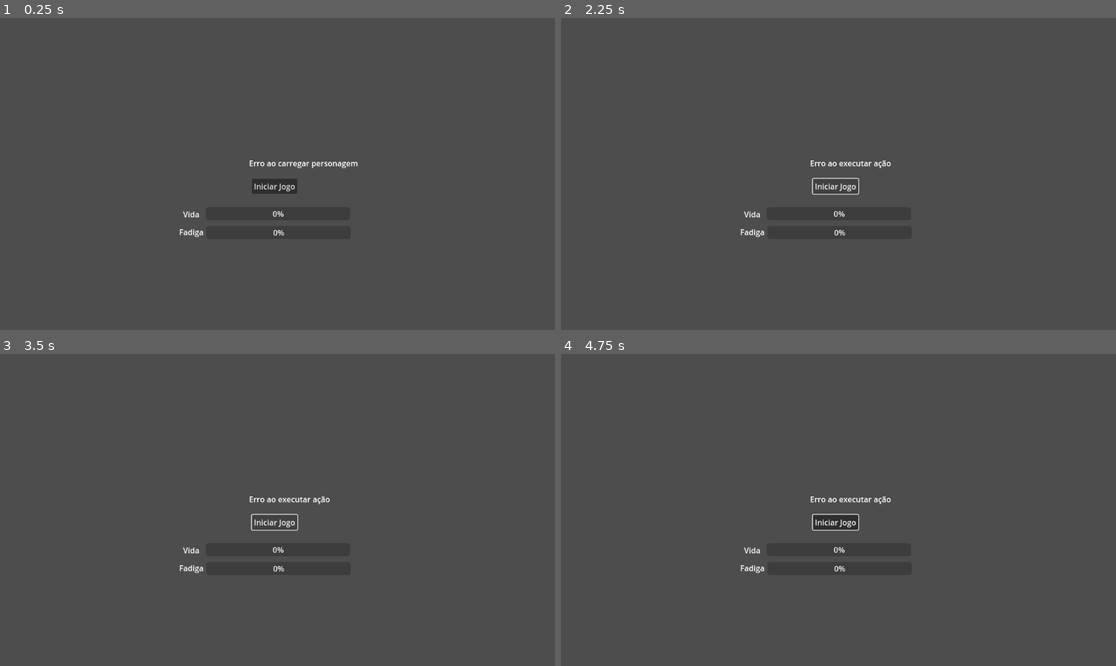
Above: before the commit, frames 1-4 (two rows, left to right).
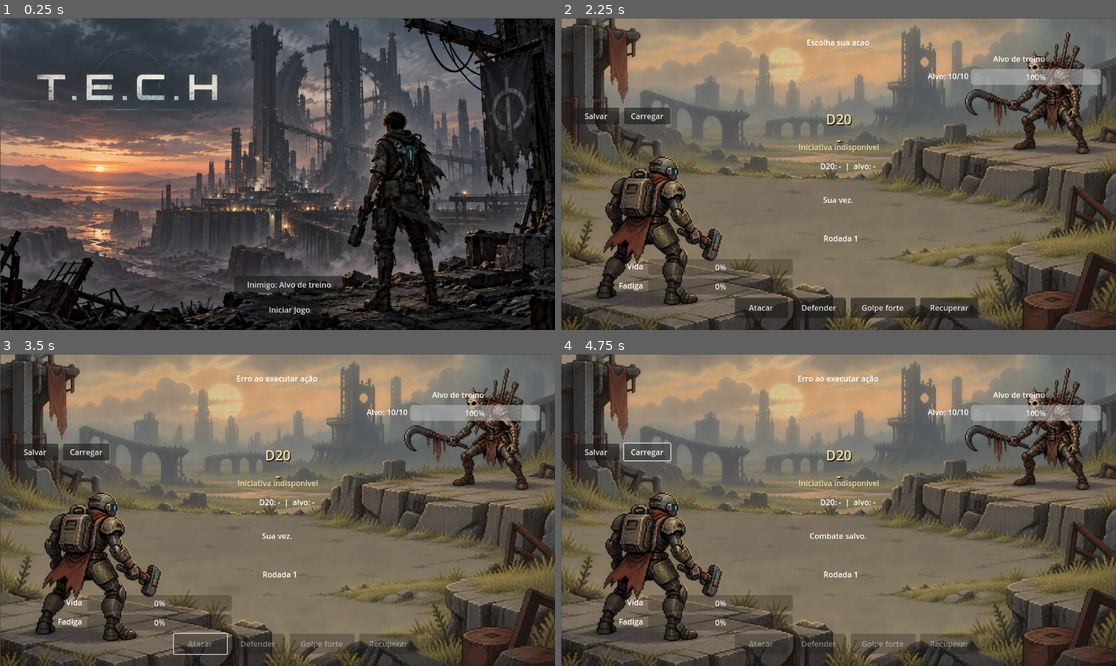
Above: after the commit, the same moments.

Repository: Tiagoribeirorp/TECH-Digital
Game: Godot game, scene res://main.tscn
Same seed, same stepped clock (60 frames per second), same inputs: the game is played once before the commit and once after it.
Inputs (mouse positions are in pixels of both pictures, inside the frame that each line leads up to):
- Up to frame 1 (0.25 s): no input
- Up to frame 2 (2.25 s): click (849, 283) at 0.5 s, where only the run after the commit has a clickable "Inimigo: Alvo de treino"; click (849, 283) at 1.25 s, where only the run after the commit has a clickable "Inimigo: Saqueador"; click "Iniciar Jogo" at 2 s
- Up to frame 3 (3.5 s): click "Iniciar Jogo" (after the commit: "Atacar") at 2.75 s
- Up to frame 4 (4.75 s): click (594, 450) at 3.5 s, where only the run after the commit has a clickable "Salvar"; click (649, 450) at 4.25 s, where only the run after the commit has a clickable "Carregar"

The runs differ from the first frame. In frame 1, 61% of the frame differs, in the area x 0-100%, y 0-100%; in frame 2, 81%; in frame 3, 81%; in frame 4, 81%.
Error after the commit: Trying to assign an array of type "Array" to a variable of type "Array[String]". (res://main.gd:277)

Commit message:
Refactor combat actions and enhance UI for battle mechanics
- Removed the execute_move function and related movement logic from basic_actions.py.
- Updated combat rules by removing dedicated_move_distance from rules.py.
- Enhanced main.gd to include new buttons for defense, special actions, and recovery.
- Implemented action execution methods for attack, defend, special, and recover in main.gd.
- Improved UI elements in main.tscn, including new labels and progress bars for enemy stats.
- Added a status report for the project, detailing current functionality and future steps.
- Created unit tests for combat mechanics in test_bridge_combat.py and test_combat_balance.py.
- Added new assets for battle backgrounds and UI mockups.

Diff:
--- a/godot/tech-digital/main.gd
+++ b/godot/tech-digital/main.gd
@@ -1,18 +1,103 @@
 extends Control
 
 @onready var title_label: Label = $Label
+@onready var title_background: TextureRect = $Background
+@onready var battle_background: TextureRect = $BattleBackground
 @onready var start_button: Button = $Button
+@onready var defense_button: Button = $DefenseButton
+@onready var special_button: Button = $SpecialButton
+@onready var recover_button: Button = $RecoverButton
+@onready var save_button: Button = $SaveButton
+@onready var load_button: Button = $LoadButton
+@onready var start_menu: Control = $StartMenu
+@onready var start_game_button: Button = $StartMenu/StartGameButton
+@onready var enemy_select_button: Button = $StartMenu/EnemySelectButton
 @onready var vida_bar: ProgressBar = $VidaBar
 @onready var fadiga_bar: ProgressBar = $FadigaBar
 @onready var vida_label: Label = $VidaLabel
 @onready var fadiga_label: Label = $FadigaLabel
+@onready var enemy_vida_bar: ProgressBar = $EnemyVidaBar
+@onready var enemy_vida_label: Label = $EnemyVidaLabel
+@onready var enemy_name_label: Label = $EnemyNameLabel
+@onready var die_label: Label = $DieLabel
+@onready var initiative_label: Label = $InitiativeLabel
+@onready var roll_label: Label = $RollLabel
+@onready var combat_log_label: Label = $CombatLogLabel
+@onready var round_label: Label = $RoundLabel
 
 
 var character_state: Dictionary = {}
+var enemy_state: Dictionary = {
+	"hp": 10,
+	"hp_max": 10,
+}
+var round_number: int = 1
+var combat_history: Array[String] = []
+var initiative_first: String = "hero"
+var initiative_rolls: Dictionary = {}
+var enemy_type: String = "training_dummy"
+var enemy_profiles: Dictionary = {
+	"training_dummy": {"name": "Alvo de treino", "hp": 10},
+	"raider": {"name": "Saqueador", "hp": 12},
+}
 
 
 func _ready() -> void:
+	title_background.visible = true
+	battle_background.visible = false
+	set_combat_visible(false)
+	start_menu.visible = true
 	load_character_from_engine()
+	update_enemy_ui()
+
+
+func set_combat_visible(is_visible: bool) -> void:
+	for control in [
+		title_label,
+		start_button,
+		defense_button,
+		special_button,
+		recover_button,
+		save_button,
+		load_button,
+		vida_bar,
+		fadiga_bar,
+		vida_label,
+		fadiga_label,
+		enemy_vida_bar,
+		enemy_vida_label,
+		enemy_name_label,
+		die_label,
+		initiative_label,
+		roll_label,
+		combat_log_label,
+		round_label,
+	]:
+		control.visible = is_visible
+
+
+func _on_start_game_pressed() -> void:
+	start_menu.visible = false
+	title_background.visible = false
+	battle_background.visible = true
+	start_game_button.text = "Iniciar Jogo"
+	round_number = 1
+	combat_history.clear()
+	enemy_state = {
+		"hp": enemy_profiles[enemy_type]["hp"],
+		"hp_max": enemy_profiles[enemy_type]["hp"],
+	}
+	load_character_from_engine()
+	update_enemy_ui()
+	set_combat_visible(true)
+	title_label.text = "Escolha sua acao"
+	combat_log_label.text = "Sua vez."
+	await resolve_initiative()
+
+
+func _on_enemy_select_pressed() -> void:
+	enemy_type = "raider" if enemy_type == "training_dummy" else "training_dummy"
+	enemy_select_button.text = "Inimigo: %s" % enemy_profiles[enemy_type]["name"]
 
 
 func load_character_from_engine() -> void:
@@ -43,7 +128,12 @@
 		title_label.text = "Erro ao interpretar dados do Engine"
 
 
-func execute_basic_action() -> void:
+func execute_action(action_name: String) -> void:
+	start_button.disabled = true
+	defense_button.disabled = true
+	special_button.disabled = true
+	recover_button.disabled = true
+
 	var bridge_path := ProjectSettings.globalize_path(
 		"res://../../engine/rpg/bridge.py"
 	)
@@ -58,11 +148,17 @@
 		[
 			bridge_path,
 			"--action",
-			"basic",
+			action_name,
 			"--hp",
 			str(hp),
 			"--fatigue",
 			str(fatigue),
+			"--enemy-hp",
+			str(int(enemy_state.get("hp", 10))),
+			"--round",
+			str(round_number),
+			"--enemy-type",
+			enemy_type,
 		],
 		output,
 		true
@@ -78,8 +174,253 @@
 		title_label.text = "Engine não retornou dados"
 		return
 
-	if apply_engine_response(output[0]):
-		title_label.text = "Ação realizada!"
+	if await apply_combat_response(output[0]):
+		if bool(character_state.get("enemy_active", true)):
+			start_button.text = "Atacar"
+			start_button.disabled = false
+			defense_button.disabled = false
+			special_button.disabled = false
+			recover_button.disabled = false
+		else:
+			start_button.disabled = true
+			defense_button.disabled = true
+			special_button.disabled = true
+			recover_button.disabled = true
+
+
+func execute_attack() -> void:
+	execute_action("attack")
+
+
+func execute_defend() -> void:
+	execute_action("defend")
+
+
+func execute_special() -> void:
+	execute_action("special")
+
+
+func execute_recover() -> void:
+	execute_action("recover")
+
+
+func resolve_initiative() -> void:
+	var bridge_path := ProjectSettings.globalize_path(
+		"res://../../engine/rpg/bridge.py"
+	)
+	var output: Array = []
+	var exit_code := OS.execute(
+		"python",
+		[bridge_path, "--action", "initiative"],
+		output,
+		true
+	)
+	if exit_code != 0 or output.is_empty():
+		initiative_label.text = "Iniciativa indisponivel"
+		return
+
+	var json := JSON.new()
+	if json.parse(str(output[0]).strip_edges()) != OK or not (json.data is Dictionary):
+		initiative_label.text = "Iniciativa invalida"
+		return
+
+	initiative_rolls = json.data
+	initiative_first = str(initiative_rolls.get("first", "hero"))
+	var hero_roll := int(initiative_rolls.get("hero_roll", 0))
+	var enemy_roll := int(initiative_rolls.get("enemy_roll", 0))
+	await animate_roll("Voce", hero_roll, 20)
+	await animate_roll("Alvo", enemy_roll, 20)
+	if initiative_first == "hero":
+		initiative_label.text = "Iniciativa: voce começa (%d x %d)" % [hero_roll, enemy_roll]
+	else:
+		initiative_label.text = "Iniciativa: alvo começa (%d x %d)" % [enemy_roll, hero_roll]
+	combat_log_label.text = "Ordem definida. Sua vez."
+
+
+func save_combat_state() -> void:
+	var payload := {
+		"character_state": character_state,
+		"enemy_state": enemy_state,
+		"enemy_type": enemy_type,
+		"round": round_number,
+		"initiative_first": initiative_first,
+		"initiative_rolls": initiative_rolls,
+		"history": combat_history,
+	}
+	var file := FileAccess.open("user://combat_save.json", FileAccess.WRITE)
+	if file == null:
+		combat_log_label.text = "Nao foi possivel salvar o combate."
+		return
+	file.store_string(JSON.stringify(payload))
+	combat_log_label.text = "Combate salvo."
+
+
+func load_combat_state() -> void:
+	if not FileAccess.file_exists("user://combat_save.json"):
+		combat_log_label.text = "Nenhum combate salvo."
+		return
+	var file := FileAccess.open("user://combat_save.json", FileAccess.READ)
+	if file == null:
+		combat_log_label.text = "Nao foi possivel carregar o combate."
+		return
+	var payload = JSON.parse_string(file.get_as_text())
+	if not (payload is Dictionary):
+		combat_log_label.text = "Arquivo de combate invalido."
+		return
+
+	character_state = payload.get("character_state", {}).duplicate()
+	enemy_state = payload.get("enemy_state", {"hp": 10, "hp_max": 10}).duplicate()
+	enemy_type = str(payload.get("enemy_type", "training_dummy"))
+	round_number = int(payload.get("round", 1))
+	initiative_first = str(payload.get("initiative_first", "hero"))
+	initiative_rolls = payload.get("initiative_rolls", {}).duplicate()
+	combat_history = Array(payload.get("history", []))
+	start_menu.visible = false
+	title_background.visible = false
+	battle_background.visible = true
+	set_combat_visible(true)
+	apply_character_ui()
+	update_enemy_ui()
+	round_label.text = "Rodada %d" % round_number
+	combat_log_label.text = "Combate carregado."
+
+
+func _on_save_button_pressed() -> void:
+	save_combat_state()
+
+
+func _on_load_button_pressed() -> void:
+	load_combat_state()
+
+
+func apply_combat_response(raw_response: Variant) -> bool:
+	var json := JSON.new()
+
+	if json.parse(str(raw_response).strip_edges()) != OK:
+		combat_log_label.text = "Resposta invalida do Engine."
+		return false
+
+	if not (json.data is Dictionary):
+		combat_log_label.text = "Engine retornou dados inesperados."
+		return false
+
+	var final_state: Dictionary = json.data
+	if str(final_state.get("phase", "")) == "blocked":
+		title_label.text = "Acao bloqueada"
+		combat_log_label.text = str(final_state.get("message", "Acao bloqueada."))
+		return true
+
+	character_state = final_state.duplicate()
+	character_state["hp"] = int(final_state.get("hp_after_player_action", final_state.get("hp", 0)))
+	character_state["enemy_hp"] = int(final_state.get("enemy_hp_after_player_action", final_state.get("enemy_hp", 0)))
+	round_number = int(character_state.get("round", round_number))
+	enemy_state = {
+		"hp": int(character_state.get("enemy_hp", 0)),
+		"hp_max": int(character_state.get("enemy_hp_max", 10)),
+	}
+	apply_character_ui()
+	update_enemy_ui()
+	round_label.text = "Rodada %d" % round_number
+
+	var action := str(character_state.get("action", "attack"))
+	var roll_value: Variant = character_state.get("roll", null)
+	var target_value: Variant = character_state.get("target", null)
+	var roll := 0
+	var target := 0
+	if roll_value != null:
+		roll = int(roll_value)
+	if target_value != null:
+		target = int(target_value)
+	var damage := int(character_state.get("damage", 0))
+	var success := bool(character_state.get("success", false))
+	var enemy_roll_value: Variant = character_state.get("enemy_roll", null)
+	var enemy_roll := 0
+	if enemy_roll_value != null:
+		enemy_roll = int(enemy_roll_value)
+	var enemy_target := int(character_state.get("enemy_target", 0))
+	var enemy_damage := int(character_state.get("enemy_damage", 0))
+	var enemy_success := bool(character_state.get("enemy_success", false))
+	var enemy_active := bool(character_state.get("enemy_active", true))
+	var hero_active := bool(character_state.get("hero_active", true))
+	if roll_value != null and (action == "attack" or action == "special"):
+		await animate_roll("Voce", roll, target)
+	if action == "defend":
+		if enemy_active:
+			roll_label.text = "Voce: postura defensiva +%d\nAguardando resposta do alvo" % int(character_state.get("defense_bonus", 0))
+		else:
+			roll_label.text = "Voce: postura defensiva +%d\nAlvo derrotado" % int(character_state.get("defense_bonus", 0))
+		title_label.text = "Postura defensiva"
+	elif action == "special" and success:
+		if enemy_active:
+			roll_label.text = "Voce: golpe forte d20 %d/%d\nAguardando resposta do alvo" % [roll, target]
+		else:
+			roll_label.text = "Voce: golpe forte d20 %d/%d\nAlvo derrotado" % [roll, target]
+		title_label.text = "Golpe forte: %d de dano" % damage
+	elif action == "recover":
+		roll_label.text = "Voce recuperou %d de fadiga\nAguardando resposta do alvo" % int(character_state.get("fatigue_recovered", 0))
+		title_label.text = "Recuperacao"
+	elif success:
+		if enemy_active:
+			roll_label.text = "Voce: d20 %d/%d\nAguardando resposta do alvo" % [roll, target]
+		else:
+			roll_label.text = "Voce: d20 %d/%d\nAlvo derrotado" % [roll, target]
+		title_label.text = "Voce acertou: %d de dano" % damage
+	else:
+		roll_label.text = "Voce: d20 %d/%d\nAguardando resposta do alvo" % [roll, target]
+		title_label.text = "Voce errou o ataque"
+
+	if enemy_active:
+		await get_tree().create_timer(0.7).timeout
+		if enemy_roll_value != null:
+			await animate_roll("Alvo", enemy_roll, enemy_target)
+
+	character_state = final_state
+	enemy_state = {
+		"hp": int(final_state.get("enemy_hp", 0)),
+		"hp_max": int(final_state.get("enemy_hp_max", 10)),
+	}
+	apply_character_ui()
+	update_enemy_ui()
+	if enemy_active:
+		var player_summary := "postura defensiva" if action == "defend" else "d20 %d/%d" % [roll, target]
+		if action == "recover":
+			player_summary = "recuperacao +%d fadiga" % int(character_state.get("fatigue_recovered", 0))
+		roll_label.text = "Voce: %s\nAlvo: d20 %d/%d" % [
+			player_summary,
+			enemy_roll,
+			enemy_target,
+		]
+		if enemy_success:
+			append_combat_history("R%d: %s | alvo causou %d dano" % [round_number, player_summary, enemy_damage])
+			combat_log_label.text = "O alvo respondeu e causou %d de dano. Fadiga gasta: %d." % [
+				enemy_damage,
+				int(character_state.get("fatigue_spent", 0)),
+			]
+		else:
+			append_combat_history("R%d: %s | alvo errou" % [round_number, player_summary])
+			combat_log_label.text = "O alvo errou. Fadiga gasta: %d." % int(character_state.get("fatigue_spent", 0))
+	else:
+		append_combat_history("R%d: acao | alvo derrotado" % round_number)
+		combat_log_label.text = "Alvo derrotado. Fadiga gasta: %d." % int(character_state.get("fatigue_spent", 0))
+
+	if not hero_active or not enemy_active:
+		if hero_active:
+			title_label.text = "Vitoria!"
+			combat_log_label.text = "O alvo foi derrotado."
+		else:
+			title_label.text = "Derrota"
+			combat_log_label.text = "Seu personagem caiu."
+		start_game_button.text = "Jogar novamente"
+		start_menu.visible = true
+		start_button.disabled = true
+		defense_button.disabled = true
+		special_button.disabled = true
+		recover_button.disabled = true
+		return true
+
+	round_number += 1
+
+	return true
 
 
 func apply_engine_response(raw_response: Variant) -> bool:
@@ -95,24 +436,64 @@
 
 	character_state = json.data
 
-	vida_bar.max_value = int(character_state["hp_max"])
-	vida_bar.value = int(character_state["hp"])
-
-	fadiga_bar.max_value = int(character_state["fatigue_max"])
-	fadiga_bar.value = int(character_state["fatigue"])
-
+	apply_character_ui()
+
+	return true
+
+
+func apply_character_ui() -> void:
+	vida_bar.max_value = int(character_state.get("hp_max", 0))
+	vida_bar.value = int(character_state.get("hp", 0))
+	fadiga_bar.max_value = int(character_state.get("fatigue_max", 0))
+	fadiga_bar.value = int(character_state.get("fatigue", 0))
 	vida_label.text = "Vida: %d/%d" % [
-		character_state["hp"],
-		character_state["hp_max"],
+		int(character_state.get("hp", 0)),
+		int(character_state.get("hp_max", 0)),
 	]
-
 	fadiga_label.text = "Fadiga: %d/%d" % [
-		character_state["fatigue"],
-		character_state["fatigue_max"],
+		int(character_state.get("fatigue", 0)),
+		int(character_state.get("fatigue_max", 0)),
 	]
 
-	return true
+
+func update_enemy_ui() -> void:
+	enemy_name_label.text = str(character_state.get("enemy_name", enemy_profiles[enemy_type]["name"]))
+	enemy_vida_bar.max_value = int(enemy_state.get("hp_max", 10))
+	enemy_vida_bar.value = int(enemy_state.get("hp", 0))
+	enemy_vida_label.text = "Alvo: %d/%d" % [
+		int(enemy_state.get("hp", 0)),
+		int(enemy_state.get("hp_max", 10)),
+	]
+
+
+func append_combat_history(entry: String) -> void:
+	combat_history.append(entry)
+	while combat_history.size() > 4:
+		combat_history.pop_front()
+	combat_log_label.text = "\n".join(combat_history)
+
+
+func animate_roll(actor: String, final_roll: int, target: int) -> void:
+	for _step in range(5):
+		var preview_roll := randi_range(1, 20)
+		die_label.text = "D20\n%d" % preview_roll
+		roll_label.text = "%s: d20 %d/%d" % [actor, preview_roll, target]
+		await get_tree().create_timer(0.08).timeout
+	die_label.text = "D20\n%d" % final_roll
+	roll_label.text = "%s: d20 %d/%d" % [actor, final_roll, target]
 
 
 func _on_button_pressed() -> void:
-	execute_basic_action()
+	execute_attack()
+
+
+func _on_defense_button_pressed() -> void:
+	execute_defend()
+
+
+func _on_special_button_pressed() -> void:
+	execute_special()
+
+
+func _on_recover_button_pressed() -> void:
+	execute_recover()
--- a/godot/tech-digital/main.tscn
+++ b/godot/tech-digital/main.tscn
@@ -1,6 +1,8 @@
-[gd_scene load_steps=2 format=3 uid="uid://piuwhwt74h2f"]
+[gd_scene load_steps=5 format=3 uid="uid://piuwhwt74h2f"]
 
 [ext_resource type="Script" uid="uid://ctiquwxygu38l" path="res://main.gd" id="1_ig7tw"]
+[ext_resource type="Texture2D" uid="uid://slf8sput8yn4" path="res://assets/title-screen-mockup.png" id="2_bg"]
+[ext_resource type="Texture2D" path="res://assets/battle-background.png" id="4_battle_bg"]
 
 [node name="Control" type="Control"]
 layout_mode = 3
@@ -15,51 +17,226 @@
 grow_vertical = 2
 script = ExtResource("1_ig7tw")
 
+[node name="Background" type="TextureRect" parent="."]
+layout_mode = 1
+anchors_preset = 15
+anchor_right = 1.0
+anchor_bottom = 1.0
+grow_horizontal = 2
+grow_vertical = 2
+mouse_filter = 2
+texture = ExtResource("2_bg")
+expand_mode = 1
+stretch_mode = 6
+
+[node name="BattleBackground" type="TextureRect" parent="."]
+visible = false
+layout_mode = 1
+anchors_preset = 15
+anchor_right = 1.0
+anchor_bottom = 1.0
+grow_horizontal = 2
+grow_vertical = 2
+mouse_filter = 2
+texture = ExtResource("4_battle_bg")
+expand_mode = 1
+stretch_mode = 6
+
 [node name="Label" type="Label" parent="."]
 layout_mode = 0
-offset_left = 516.0
-offset_top = 289.0
-offset_right = 628.0
-offset_bottom = 312.0
+offset_left = 390.0
+offset_top = 38.0
+offset_right = 760.0
+offset_bottom = 72.0
+horizontal_alignment = 1
 text = "T.E.C.H. Digital"
 
 [node name="Button" type="Button" parent="."]
 layout_mode = 0
-offset_left = 522.0
-offset_top = 333.0
-offset_right = 616.0
-offset_bottom = 364.0
-text = "Iniciar Jogo"
+offset_left = 360.0
+offset_top = 580.0
+offset_right = 470.0
+offset_bottom = 622.0
+text = "Atacar"
+
+[node name="DefenseButton" type="Button" parent="."]
+layout_mode = 0
+offset_left = 480.0
+offset_top = 580.0
+offset_right = 590.0
+offset_bottom = 622.0
+text = "Defender"
+
+[node name="SpecialButton" type="Button" parent="."]
+layout_mode = 0
+offset_left = 600.0
+offset_top = 580.0
+offset_right = 735.0
+offset_bottom = 622.0
+text = "Golpe forte"
+
+[node name="RecoverButton" type="Button" parent="."]
+layout_mode = 0
+offset_left = 745.0
+offset_top = 580.0
+offset_right = 865.0
+offset_bottom = 622.0
+text = "Recuperar"
+
+[node name="SaveButton" type="Button" parent="."]
+layout_mode = 0
+offset_left = 24.0
+offset_top = 185.0
+offset_right = 120.0
+offset_bottom = 220.0
+text = "Salvar"
+
+[node name="LoadButton" type="Button" parent="."]
+layout_mode = 0
+offset_left = 130.0
+offset_top = 185.0
+offset_right = 226.0
+offset_bottom = 220.0
+text = "Carregar"
 
 [node name="VidaBar" type="ProgressBar" parent="."]
 layout_mode = 0
-offset_left = 426.0
-offset_top = 392.0
-offset_right = 726.0
-offset_bottom = 419.0
+offset_left = 180.0
+offset_top = 500.0
+offset_right = 480.0
+offset_bottom = 533.0
 
 [node name="FadigaBar" type="ProgressBar" parent="."]
 layout_mode = 0
-offset_left = 427.0
-offset_top = 431.0
-offset_right = 727.0
-offset_bottom = 458.0
+offset_left = 180.0
+offset_top = 540.0
+offset_right = 480.0
+offset_bottom = 573.0
 
 [node name="VidaLabel" type="Label" parent="."]
 layout_mode = 0
-offset_left = 379.0
-offset_top = 395.0
-offset_right = 419.0
-offset_bottom = 418.0
+offset_left = 80.0
+offset_top = 503.0
+offset_right = 170.0
+offset_bottom = 530.0
+horizontal_alignment = 2
 text = "Vida"
 
 [node name="FadigaLabel" type="Label" parent="."]
 layout_mode = 0
-offset_left = 371.0
-offset_top = 432.0
-offset_right = 422.0
-offset_bottom = 481.0
+offset_left = 80.0
+offset_top = 543.0
+offset_right = 170.0
+offset_bottom = 570.0
+horizontal_alignment = 2
 text = "Fadiga
 "
 
+[node name="EnemyVidaBar" type="ProgressBar" parent="."]
+layout_mode = 0
+offset_left = 850.0
+offset_top = 105.0
+offset_right = 1120.0
+offset_bottom = 138.0
+
+[node name="EnemyNameLabel" type="Label" parent="."]
+layout_mode = 0
+offset_left = 780.0
+offset_top = 72.0
+offset_right = 1120.0
+offset_bottom = 102.0
+horizontal_alignment = 1
+text = "Alvo de treino"
+
+[node name="EnemyVidaLabel" type="Label" parent="."]
+layout_mode = 0
+offset_left = 760.0
+offset_top = 108.0
+offset_right = 840.0
+offset_bottom = 135.0
+horizontal_alignment = 2
+text = "Alvo: 10/10"
+
+[node name="DieLabel" type="Label" parent="."]
+layout_mode = 0
+offset_left = 500.0
+offset_top = 190.0
+offset_right = 652.0
+offset_bottom = 255.0
+theme_override_colors/font_color = Color(0.96, 0.88, 0.62, 1)
+theme_override_colors/font_shadow_color = Color(0, 0, 0, 0.7)
+theme_override_constants/shadow_offset_x = 2
+theme_override_constants/shadow_offset_y = 2
+theme_override_font_sizes/font_size = 28
+horizontal_alignment = 1
+text = "D20\n-"
+
+[node name="InitiativeLabel" type="Label" parent="."]
+layout_mode = 0
+offset_left = 390.0
+offset_top = 255.0
+offset_right = 762.0
+offset_bottom = 285.0
+theme_override_colors/font_color = Color(0.96, 0.88, 0.62, 1)
+horizontal_alignment = 1
+text = "Iniciativa: -"
+
+[node name="RollLabel" type="Label" parent="."]
+layout_mode = 0
+offset_left = 430.0
+offset_top = 295.0
+offset_right = 760.0
+offset_bottom = 345.0
+horizontal_alignment = 1
+text = "D20: -  |  alvo: -"
+
+[node name="CombatLogLabel" type="Label" parent="."]
+layout_mode = 0
+offset_left = 350.0
+offset_top = 365.0
+offset_right = 800.0
+offset_bottom = 430.0
+horizontal_alignment = 1
+text = "Escolha uma acao."
+
+[node name="RoundLabel" type="Label" parent="."]
+layout_mode = 0
+offset_left = 500.0
+offset_top = 445.0
+offset_right = 660.0
+offset_bottom = 475.0
+horizontal_alignment = 1
+text = "Rodada 1"
+
+[node name="StartMenu" type="Control" parent="."]
+layout_mode = 1
+anchors_preset = 15
+anchor_right = 1.0
+anchor_bottom = 1.0
+grow_horizontal = 2
+grow_vertical = 2
+
+[node name="StartGameButton" type="Button" parent="StartMenu"]
+layout_mode = 0
+offset_left = 535.0
+offset_top = 585.0
+offset_right = 665.0
+offset_bottom = 625.0
+text = "Iniciar Jogo"
+
+[node name="EnemySelectButton" type="Button" parent="StartMenu"]
+layout_mode = 0
+offset_left = 485.0
+offset_top = 535.0
+offset_right = 715.0
+offset_bottom = 570.0
+text = "Inimigo: Alvo de treino"
+
 [connection signal="pressed" from="Button" to="." method="_on_button_pressed"]
+[connection signal="pressed" from="DefenseButton" to="." method="_on_defense_button_pressed"]
+[connection signal="pressed" from="SpecialButton" to="." method="_on_special_button_pressed"]
+[connection signal="pressed" from="RecoverButton" to="." method="_on_recover_button_pressed"]
+[connection signal="pressed" from="SaveButton" to="." method="_on_save_button_pressed"]
+[connection signal="pressed" from="LoadButton" to="." method="_on_load_button_pressed"]
+[connection signal="pressed" from="StartMenu/StartGameButton" to="." method="_on_start_game_pressed"]
+[connection signal="pressed" from="StartMenu/EnemySelectButton" to="." method="_on_enemy_select_pressed"]
Binary file added: godot/tech-digital/assets/battle-background.png
Not shown, added: godot/tech-digital/assets/battle-background.png.import
Binary file added: godot/tech-digital/assets/combat-screen-mockup.png
Not shown, added: godot/tech-digital/assets/combat-screen-mockup.png.import
Binary file added: godot/tech-digital/assets/title-screen-mockup.png
Not shown, added: godot/tech-digital/assets/title-screen-mockup.png.import
Not shown, added: STATUS_DO_PROJETO.md
